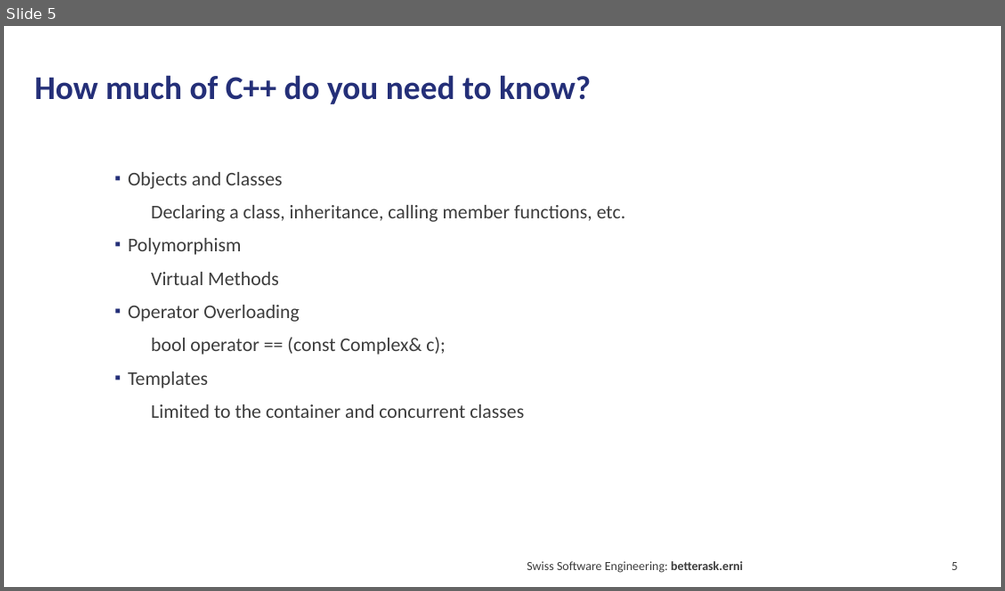
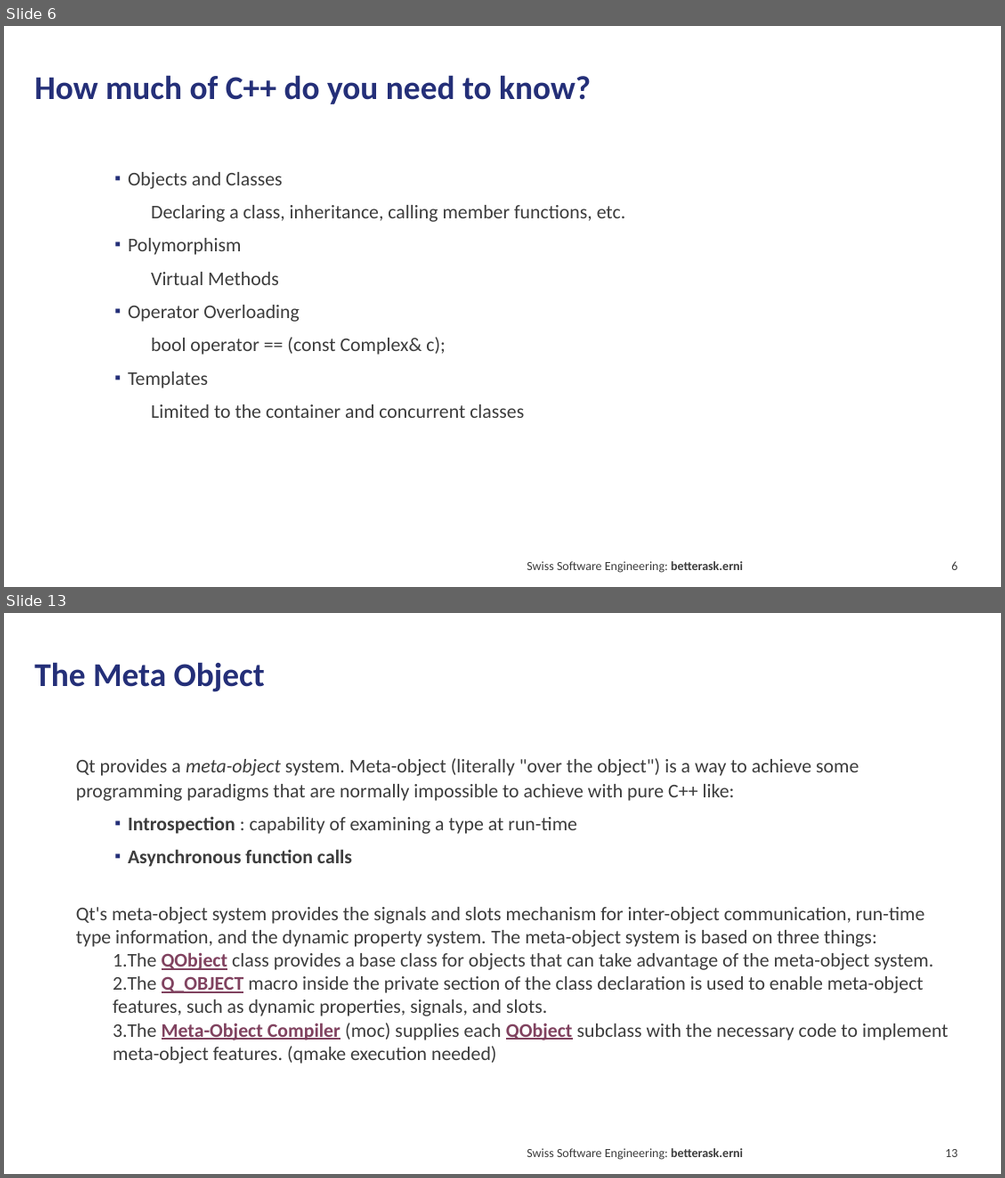
Before and after one commit to hebercosfer/qt_intro_demo, a slide deck: Qt Introduction.pptx. Shown one above the other, each under a label of ours: slide 5 before the commit, slides 6 and 13 after it; the slides between them are not shown. The pictures are 1005x591 and 1005x1178 pixels, drawn with LibreOffice and Linux fonts; fonts in the diff are those of the drawing. Boxes give left, top, right and bottom in pixels: in the first picture for what was removed or moved away, otherwise in the second. Text is boxed around its words. In the diff, an @@ line names an element or a change of style, - is before the commit and + after.

```diff
--- a/Qt Introduction.pptx
+++ b/Qt Introduction.pptx
@@ slide 13 added at [4, 613, 1001, 1174], background #FFFFFF @@
@@ title added at [34, 662, 265, 692], 24 pt, text #242F78, bold @@
+The Meta Object
@@ text added at [76, 758, 948, 1063], 14 pt, text #3C3C3C @@
+  Qt provides a meta-object system. Meta-object (literally "over the object") is a way to achieve some programming paradigms that are normally impossible to achieve with pure C++ like:
+    ▪ Introspection : capability of examining a type at run-time
+    ▪ Asynchronous function calls
+  Qt's meta-object system provides the signals and slots mechanism for inter-object communication, run-time type information, and the dynamic property system. The meta-object system is based on three things:
+    1. The QObject class provides a base class for objects that can take advantage of the meta-object system.
+    2. The Q_OBJECT macro inside the private section of the class declaration is used to enable meta-object features, such as dynamic properties, signals, and slots.
+    3. The Meta-Object Compiler (moc) supplies each QObject subclass with the necessary code to implement meta-object features. (qmake execution needed)
@@ text added at [526, 1148, 743, 1159], 9 pt, text #3C3C3C @@
+Swiss Software Engineering: betterask.erni
@@ page number added at [945, 1149, 957, 1157], 9 pt, text #3C3C3C @@
+13
@@ what was slide 5 is now slide 6 @@
```
Also in this commit, not shown: 5 slides changed, 5 other slides added, 4 slides removed, 7 other files.
